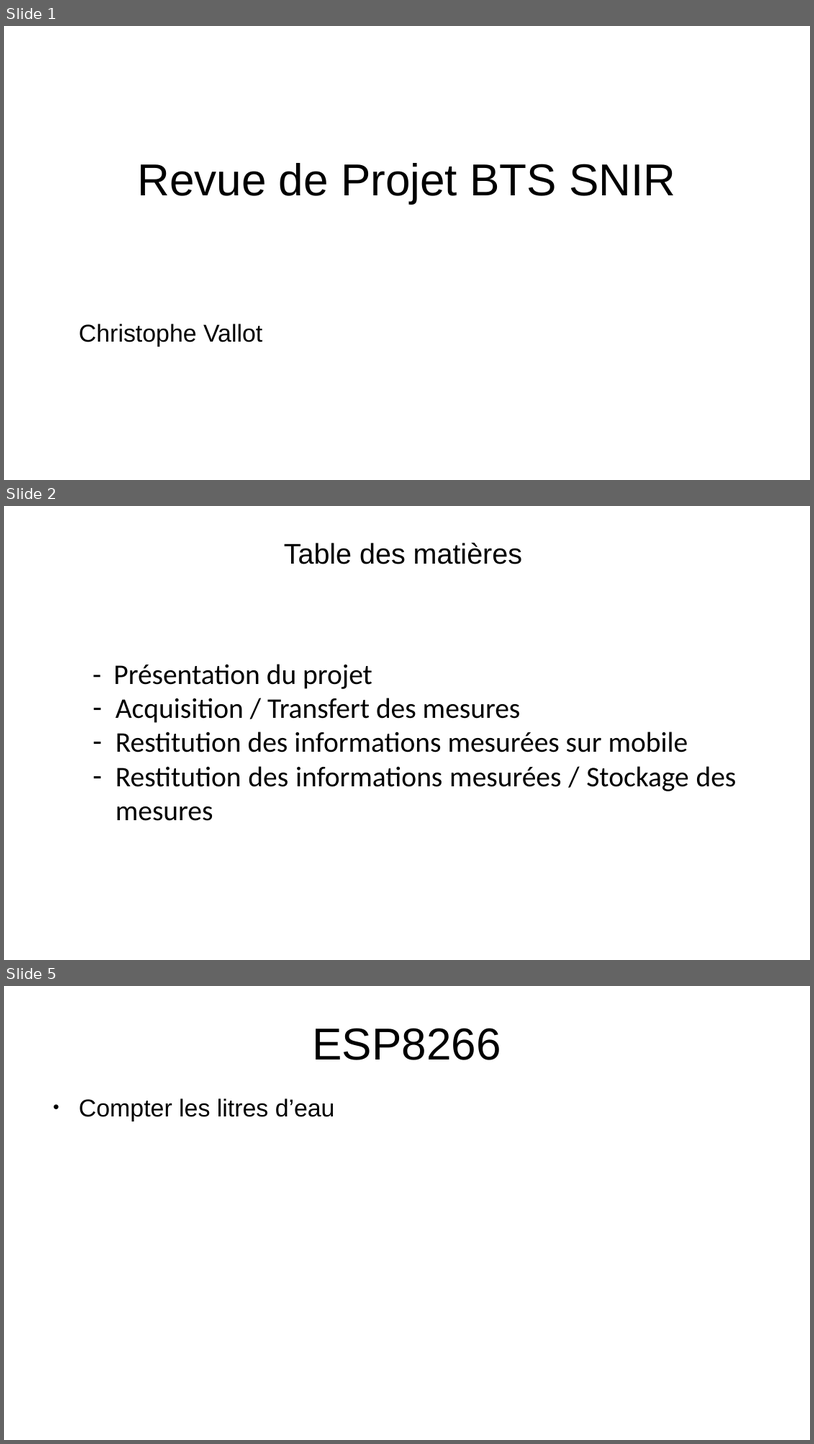
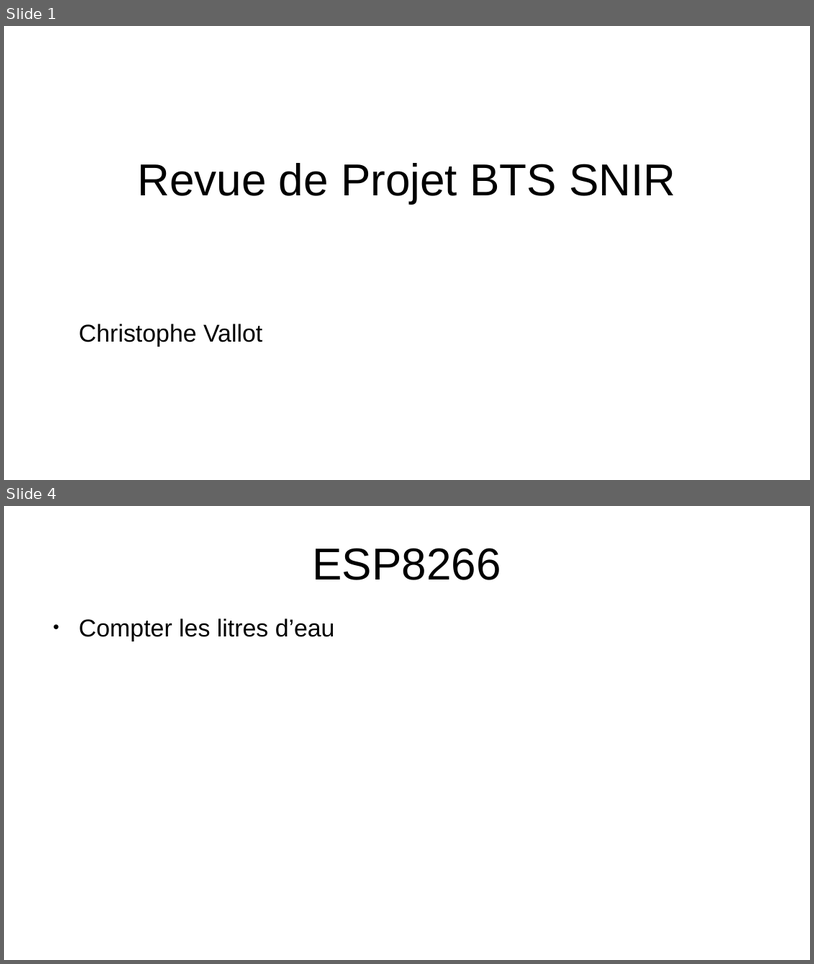
Before and after one commit to Vallot-hub/Projet, a slide deck: ProjetBTSEau1.pptx. Shown one above the other, each under a label of ours: slides 1, 2 and 5 before the commit, slides 1 and 4 after it; the slides between them are not shown. The pictures are 814x1444 and 814x964 pixels, drawn with LibreOffice and Linux fonts; fonts in the diff are those of the drawing. Boxes give left, top, right and bottom in pixels: in the first picture for what was removed or moved away, otherwise in the second. Text is boxed around its words. In the diff, an @@ line names an element or a change of style, - is before the commit and + after.

```diff
--- a/ProjetBTSEau1.pptx
+++ b/ProjetBTSEau1.pptx
@@ slide 2 removed at [4,506,810,960], background #FFFFFF @@
@@ text removed at [284,543,522,564] @@
-Table des matières
@@ text removed at [113,664,737,821] @@
-- Présentation du projet
-– Acquisition / Transfert des mesures
-– Restitution des informations mesurées sur mobile
-– Restitution des informations mesurées / Stockage des mesures
@@ what was slide 5 is now slide 4 @@
```
Also in this commit, not shown: 2 slides changed.
